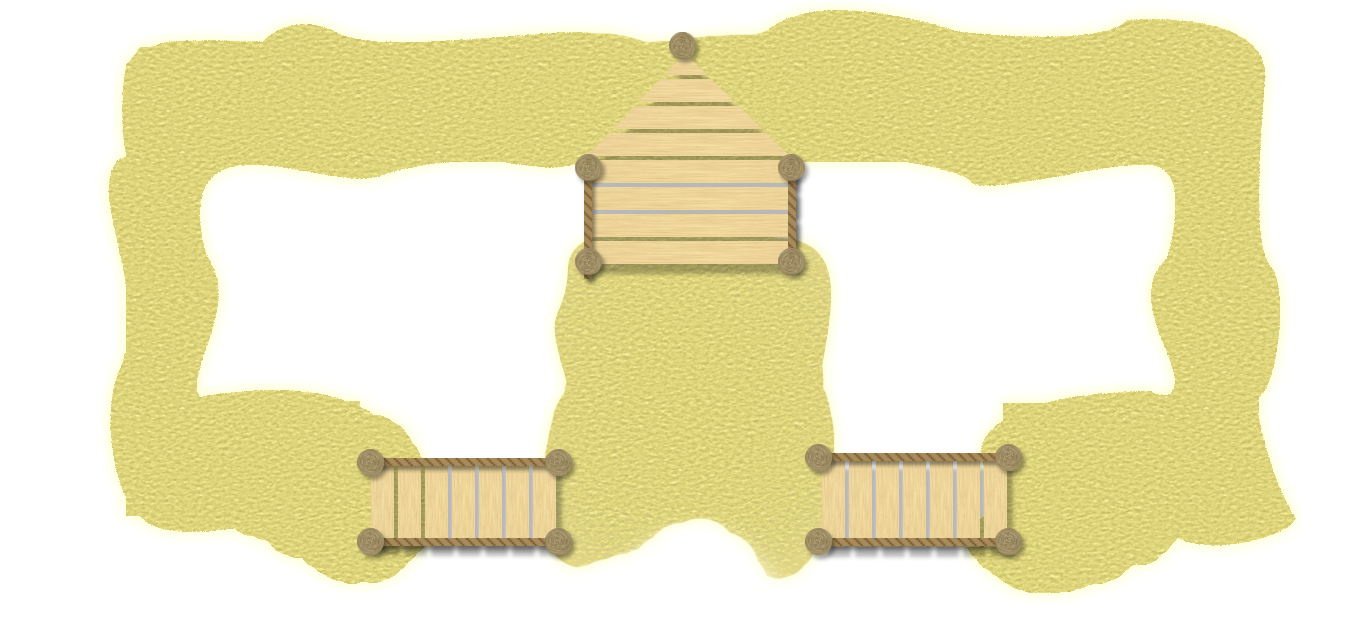
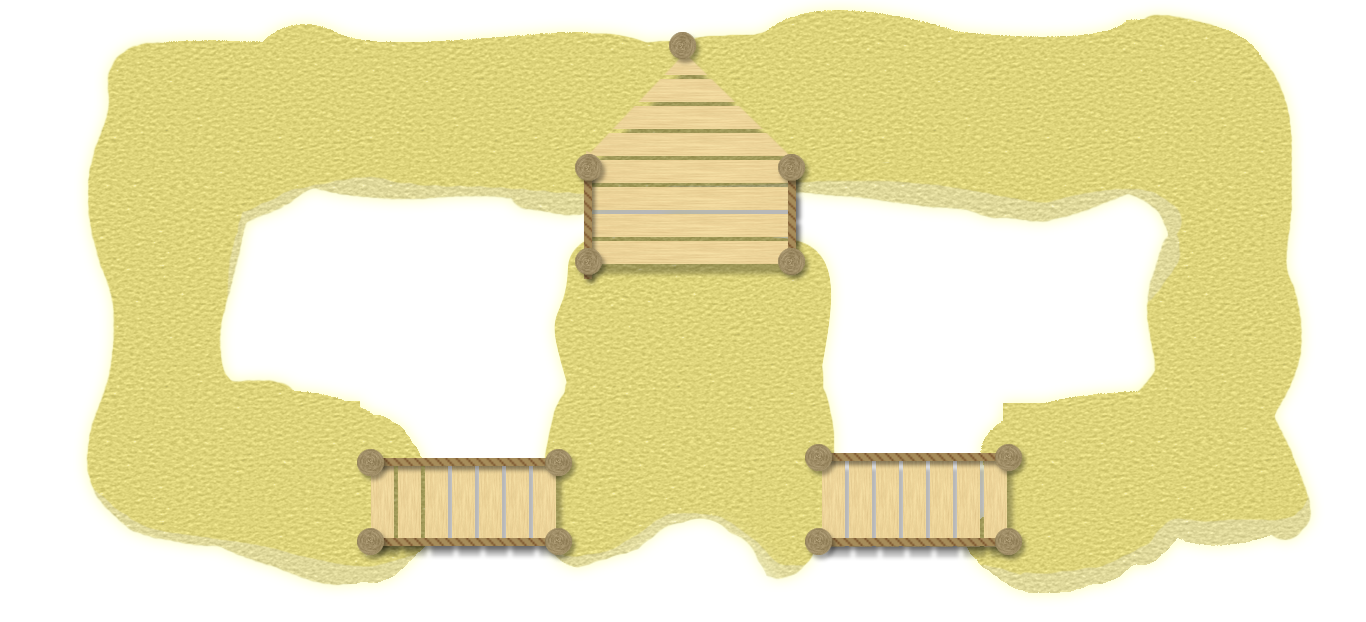
The second 1366 x 622 image is a revision of the first. Changes to its layers:
renamed "Chair ground" to "Perspective shading", painted on it over [85, 10, 1312, 593]
removed layer "Central Dune" from group "Deck" over [544, 215, 835, 580]
